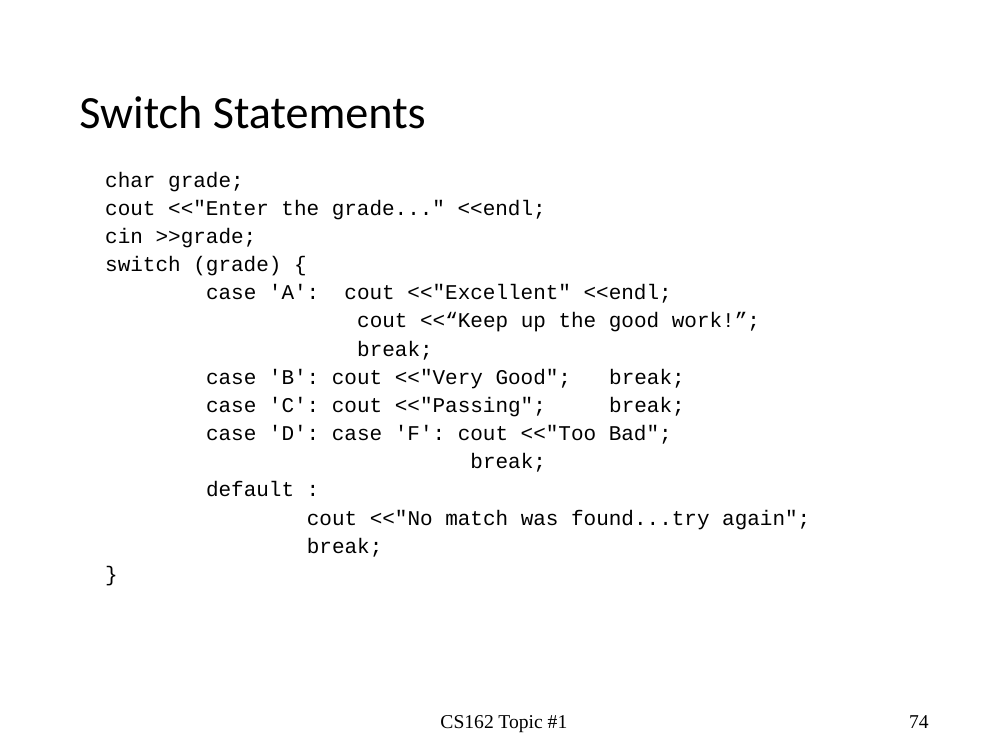
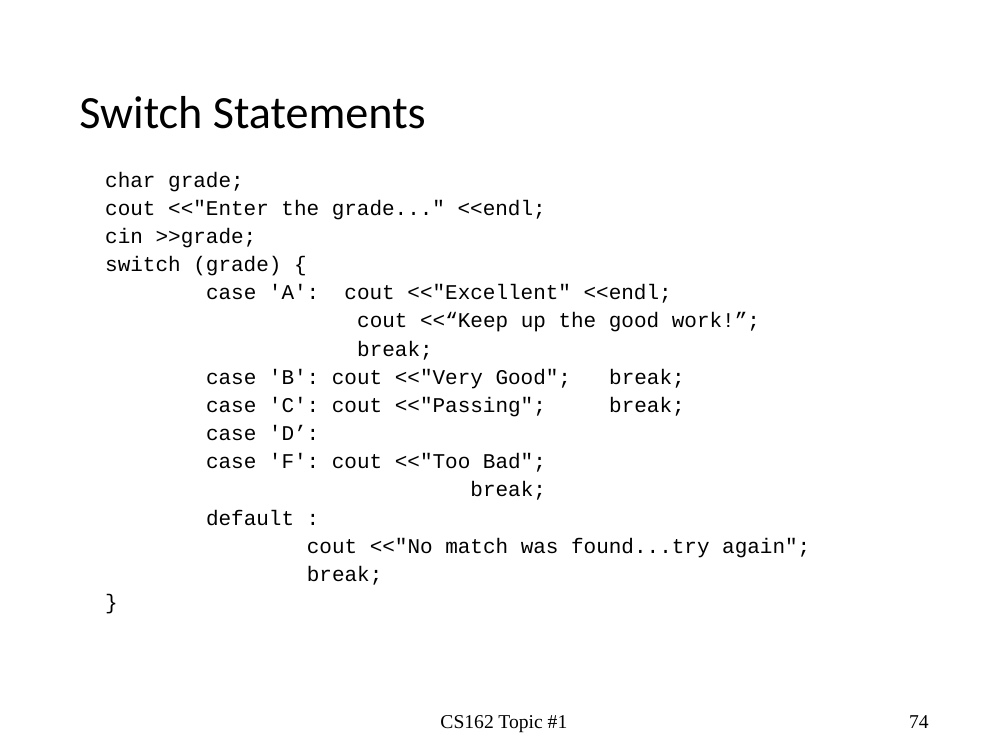
Before and after one commit to jasongraalum/NB_2018, a slide deck: slide 74 of Summer/Material/Lecture_Slides/CS162_New/Topic1.ppt. Drawn at 1008x756 pixels with LibreOffice and Linux fonts; fonts in the diff are those of the drawing. Boxes give left, top, right and bottom in pixels: in the first picture for what was removed or moved away, otherwise in the second. Text is boxed around its words. In the diff, an @@ line names an element or a change of style, - is before the commit and + after.

```diff
--- a/Summer/Material/Lecture_Slides/CS162_New/Topic1.ppt
+++ b/Summer/Material/Lecture_Slides/CS162_New/Topic1.ppt
@@ text at bbox=[206, 425, 546, 472]: text changed @@
-case 'D': case 'F': cout <<"Too Bad";
+case 'D’:
+case 'F': cout <<"Too Bad";
```
Also in this commit, not shown: 1 other slide changed, 17 other files.
